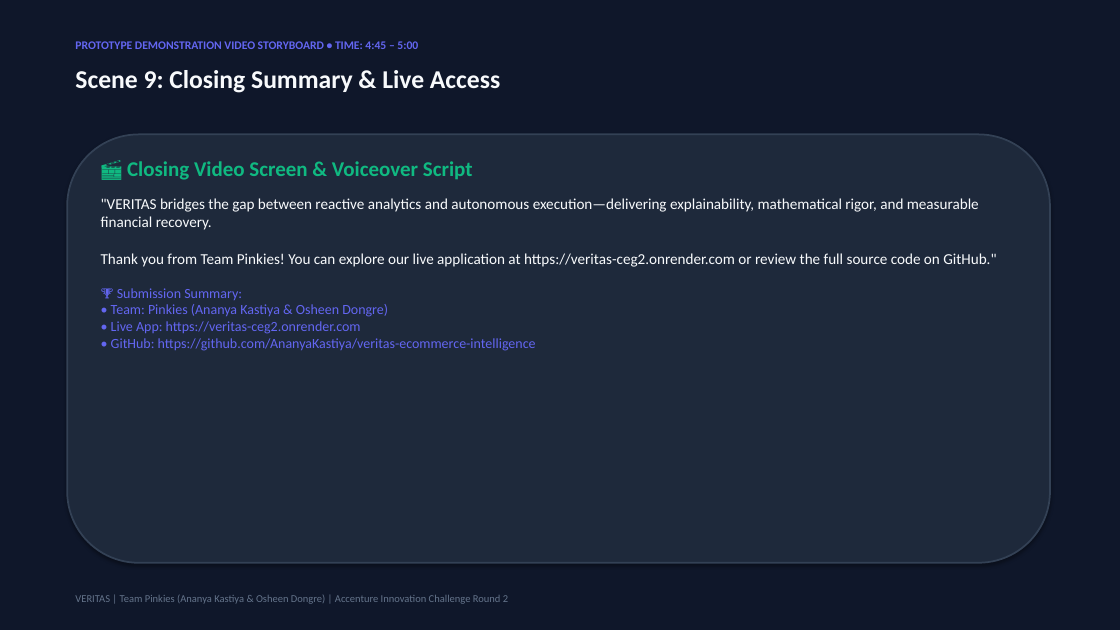
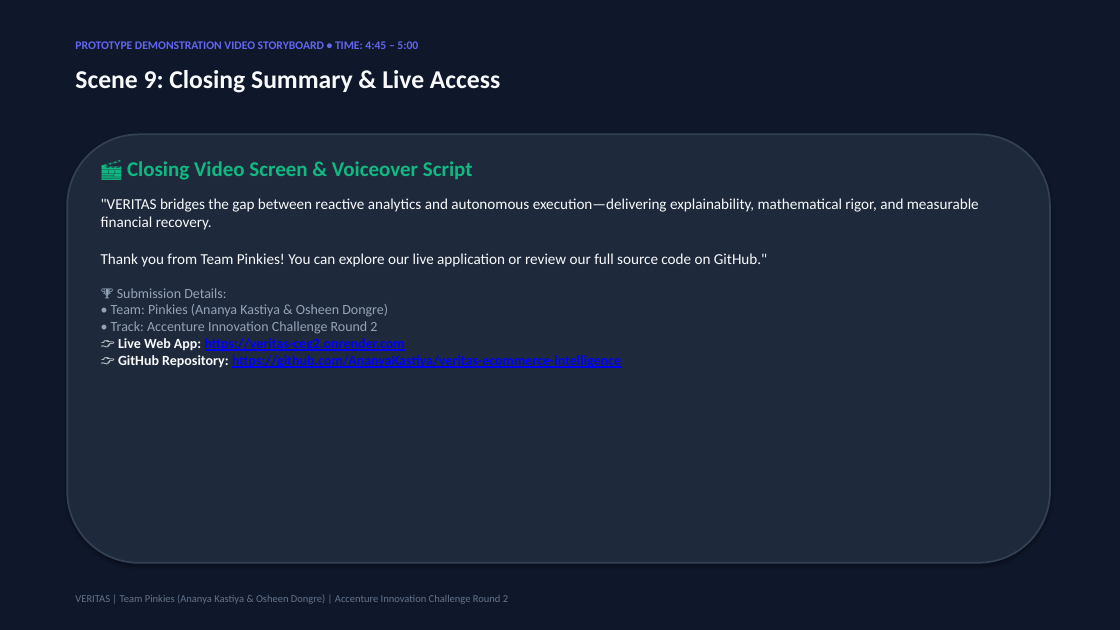
Before and after one commit to AnanyaKastiya/veritas-ecommerce-intelligence, a slide deck: slide 9 of docs/VERITAS_Prototype_Demonstration_Video_Deck.pptx. Drawn at 1120x630 pixels with LibreOffice and Linux fonts; fonts in the diff are those of the drawing. Boxes give left, top, right and bottom in pixels: in the first picture for what was removed or moved away, otherwise in the second. Text is boxed around its words. In the diff, an @@ line names an element or a change of style, - is before the commit and + after.

Commit message:
fix(ppt): make all live app and github URLs clickable hyperlinks in PowerPoint decks

```diff
--- a/docs/VERITAS_Prototype_Demonstration_Video_Deck.pptx
+++ b/docs/VERITAS_Prototype_Demonstration_Video_Deck.pptx
@@ text at box(101, 198, 979, 368): text changed @@
-"VERITAS bridges the gap between reactive analytics and autonomous execution—delivering explainability, mathematical rigor, and measurable financial recovery.
-Thank you from Team Pinkies! You can explore our live application at https://veritas-ceg2.onrender.com or review the full source code on GitHub."
-🏆 Submission Summary:
-• Team: Pinkies (Ananya Kastiya & Osheen Dongre)
-• Live App: https://veritas-ceg2.onrender.com
-• GitHub: https://github.com/AnanyaKastiya/veritas-ecommerce-intelligence
+"VERITAS bridges the gap between reactive analytics and autonomous execution—delivering explainability, mathematical rigor, and measurable financial recovery.
+Thank you from Team Pinkies! You can explore our live application or review our full source code on GitHub."
+🏆 Submission Details:
+• Team: Pinkies (Ananya Kastiya & Osheen Dongre)
+• Track: Accenture Innovation Challenge Round 2
+👉 Live Web App: https://veritas-ceg2.onrender.com
+👉 GitHub Repository: https://github.com/AnanyaKastiya/veritas-ecommerce-intelligence
```
Also in this commit, not shown: 1 other slide changed, 1 other file.
